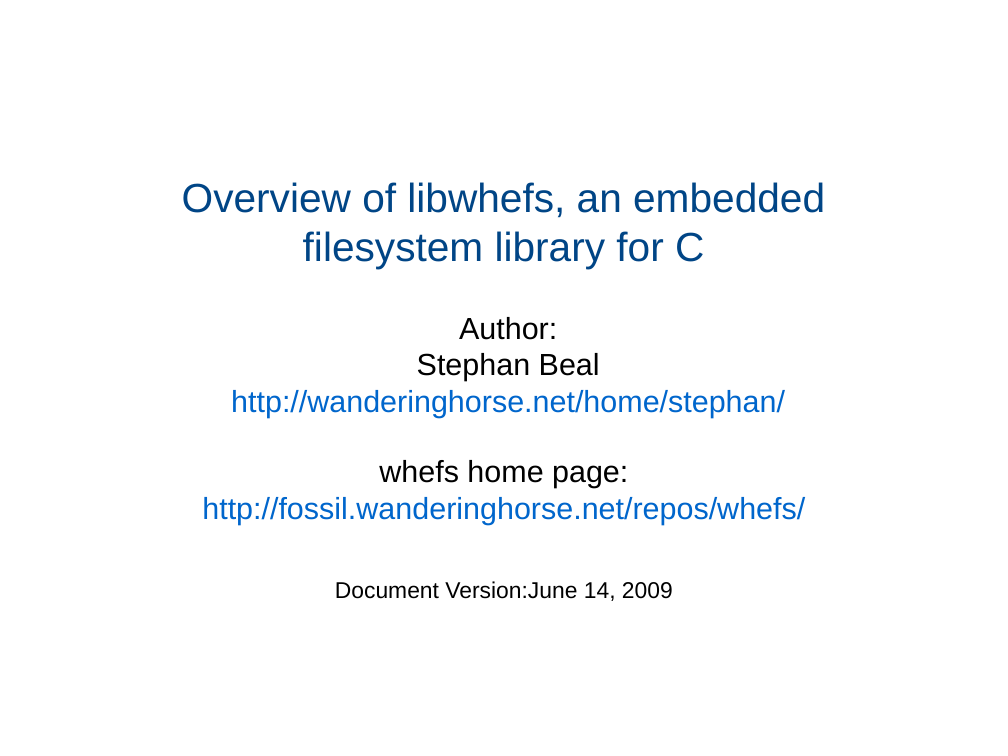
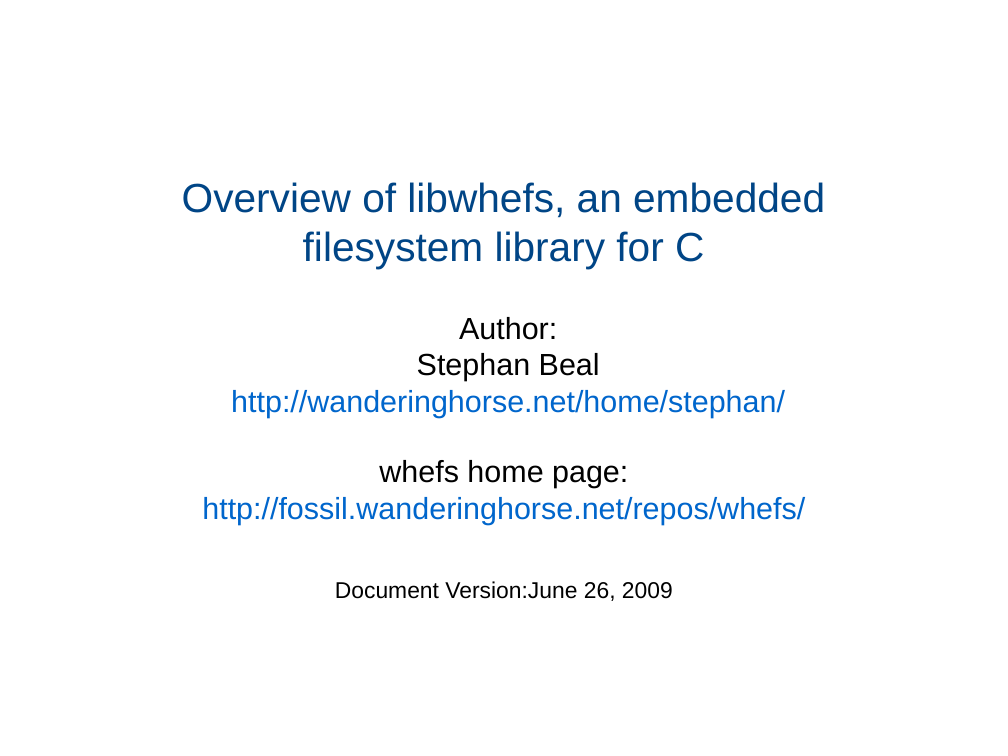
Before and after one commit to ColinGilbert/whefs, a slide deck: slide 1 of doc/libwhefs-overview.odp. Drawn at 1008x756 pixels with LibreOffice and Linux fonts; fonts in the diff are those of the drawing. Boxes give left, top, right and bottom in pixels: in the first picture for what was removed or moved away, otherwise in the second. Text is boxed around its words. In the diff, an @@ line names an element or a change of style, - is before the commit and + after.

Commit message:
Minor text updates.

```diff
--- a/doc/libwhefs-overview.odp
+++ b/doc/libwhefs-overview.odp
@@ text at (335, 581, 673, 601): text changed @@
-Document Version:June 14, 2009
+Document Version:June 26, 2009
```
Also in this commit, not shown: 5 other slides changed.
